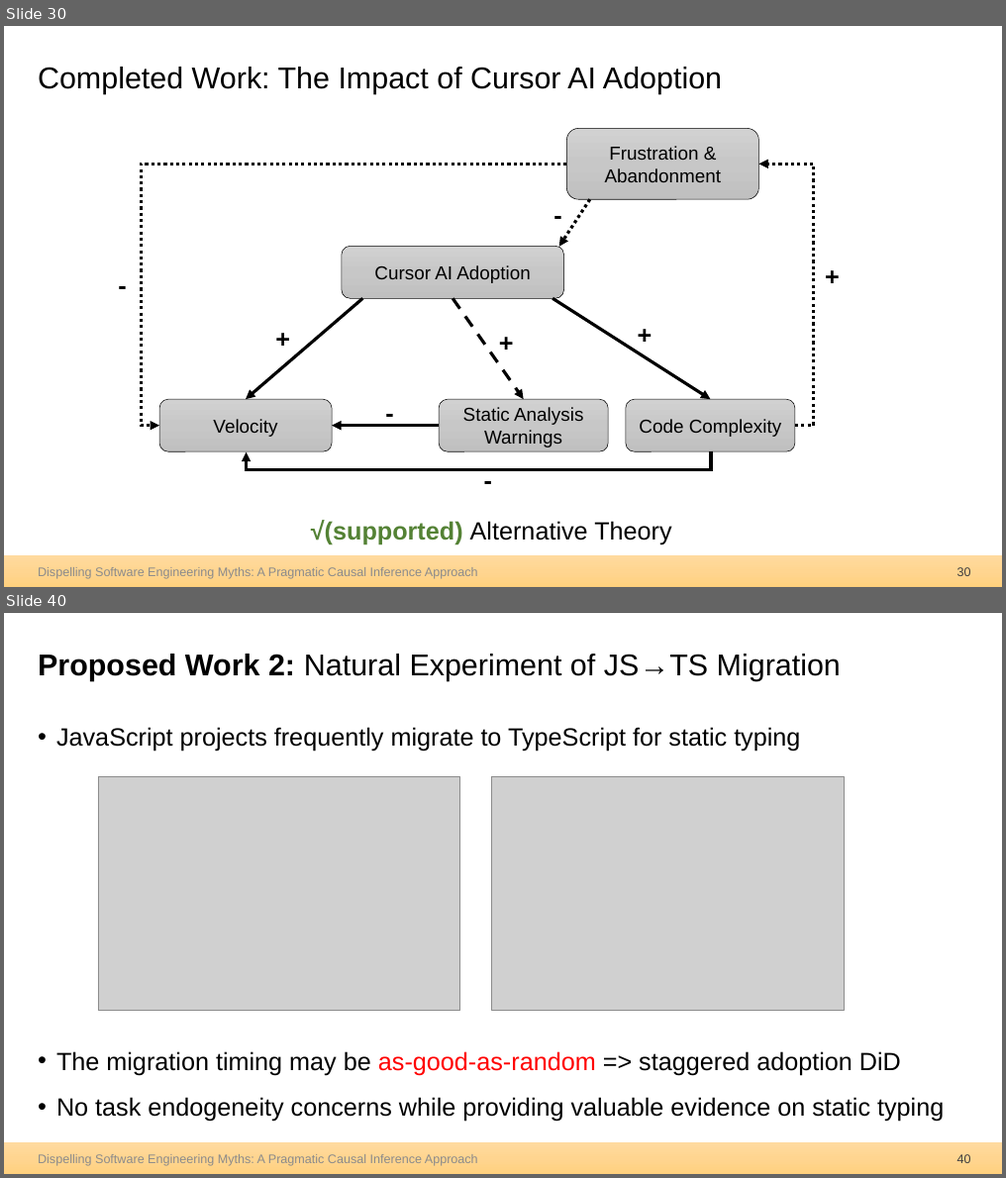
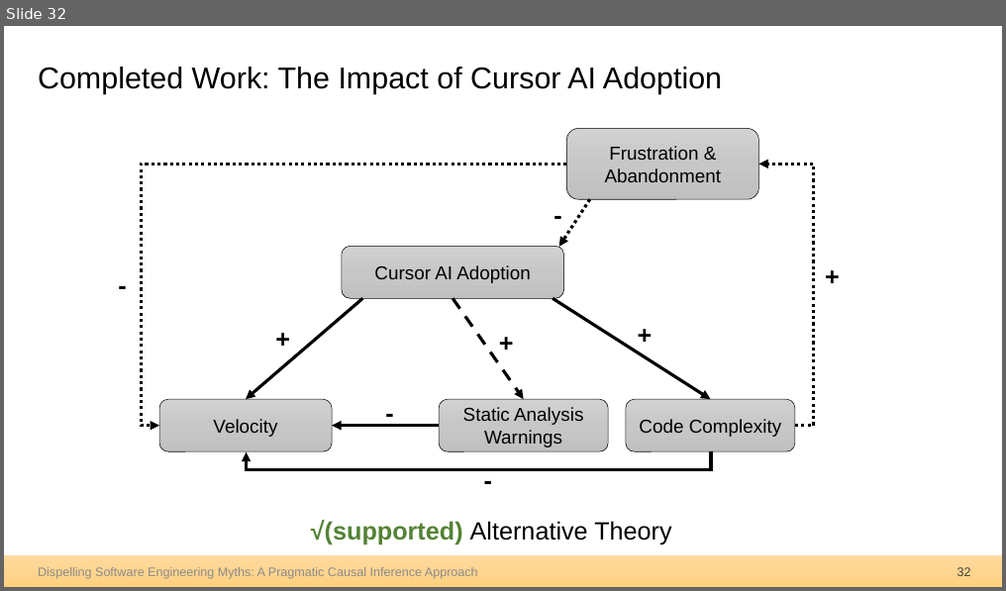
Before and after one commit to hehao98/Thesis, a slide deck: 2026.09.21-Thesis Defense.pptx. Shown one above the other, each under a label of ours: slides 30 and 40 before the commit, slide 32 after it; the slides between them are not shown. The pictures are 1006x1178 and 1006x591 pixels, drawn with LibreOffice and Linux fonts; fonts in the diff are those of the drawing; grey boxes stand for pictures. Boxes give left, top, right and bottom in pixels: in the first picture for what was removed or moved away, otherwise in the second. Text is boxed around its words. In the diff, an @@ line names an element or a change of style, - is before the commit and + after.

```diff
--- a/2026.09.21-Thesis Defense.pptx
+++ b/2026.09.21-Thesis Defense.pptx
@@ slide 40 removed at [4, 613, 1002, 1174], background #FFFFFF; not listed: 1 template element that a slide beside it also shows @@
@@ title removed at [38, 654, 841, 681] @@
-Proposed Work 2: Natural Experiment of JS→TS Migration
@@ text removed at [56, 727, 944, 1122] @@
-• JavaScript projects frequently migrate to TypeScript for static typing
-• The migration timing may be as-good-as-random => staggered adoption DiD
-• No task endogeneity concerns while providing valuable evidence on static typing
@@ picture removed at [98, 776, 460, 1011] @@
@@ picture removed at [492, 776, 844, 1011] @@
@@ text removed at [38, 1155, 478, 1166] @@
-Dispelling Software Engineering Myths: A Pragmatic Causal Inference Approach
@@ page number removed at [957, 1155, 971, 1163] @@
-40
@@ what was slide 30 is now slide 32 @@
@@ page number at [957, 568, 971, 576]: text changed @@
-30
+32
```
Also in this commit, not shown: 10 slides changed, 4 slides added, 17 other slides removed.
